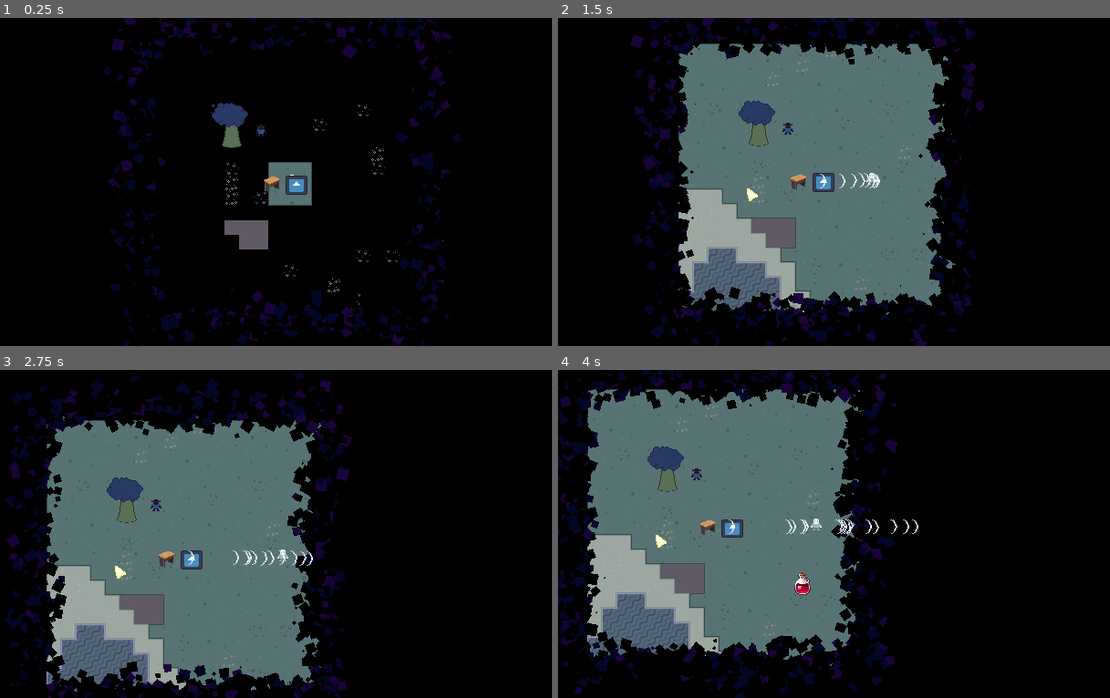
Above: before the commit, frames 1-4 (two rows, left to right).
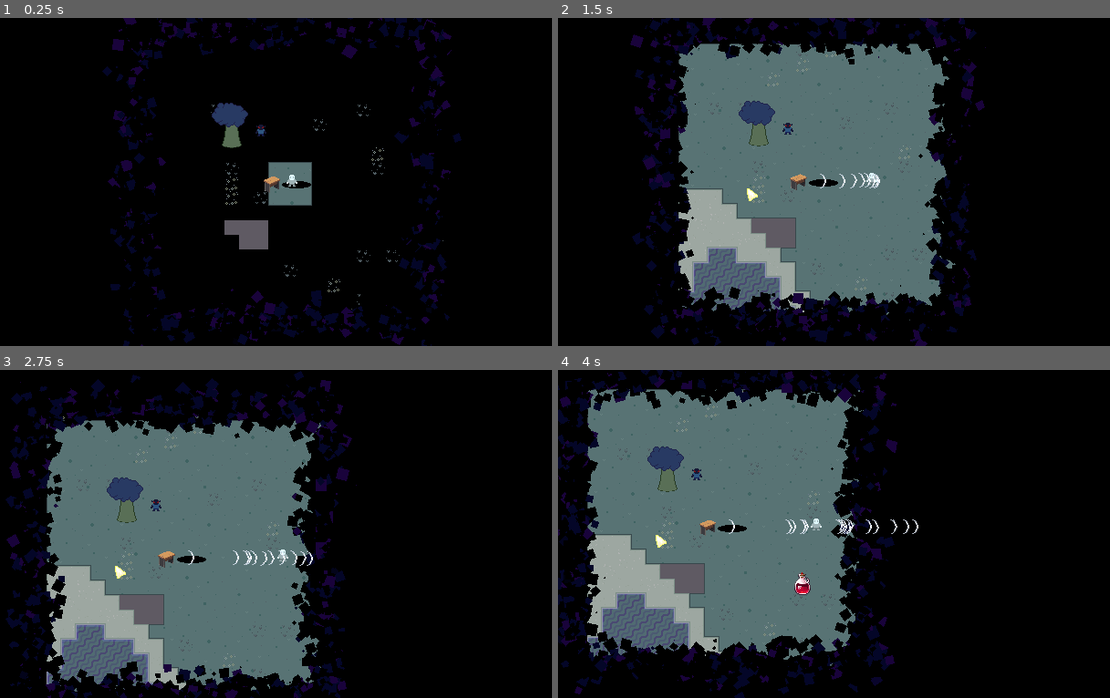
Above: after the commit, the same moments.

Repository: TimoRoggel/EverDark
Game: Godot game, scene res://scenes/levels/world.tscn
Two runs of this game, one before a commit and one after it. Both use one fixed random seed, a clock stepped at 60 frames per second and the inputs below. The engine's default icon, where the game draws it, is replaced by a stand-in: a white triangle on a blue panel in a dark square.
Inputs (mouse positions are in pixels of both pictures, inside the frame that each line leads up to):
- Up to frame 1 (0.25 s): no input
- Up to frame 2 (1.5 s): move the mouse to (977, 165) at 0.52 s; press the mouse at (977, 165) at 0.53 s; hold D (right) 0.53-1.25 s; release the mouse at (977, 165) at 1.25 s; drag from (734, 198) to (922, 168) at 1.27 s
- Up to frame 3 (2.75 s): move the mouse to (347, 461) at 2.02 s; hold D (right) from 2.03 s (still down); hold Shift (dash) from 2.03 s (still down)
- Up to frame 4 (4 s): release D (right) at 2.75 s; release Shift (dash) at 2.75 s; drag from (822, 599) to (679, 573) at 2.77 s; move the mouse to (1027, 583) at 3.52 s; hold A (left) from 3.53 s (still down); hold Ctrl from 3.53 s (still down)

The runs differ from the first frame. In frame 1, 0.2% of the frame differs, in the area x 51-57%, y 48-54%; in frame 2, 0.2%; in frame 3, 0.2%; in frame 4, 0.2%.

Commit message:
fixed hole

Diff:
--- /dev/null
+++ b/scenes/characters/hole.tscn
@@ -0,0 +1,27 @@
+[gd_scene load_steps=4 format=3 uid="uid://dl655ix05mcka"]
+
+[ext_resource type="Script" uid="uid://baqo7v8egwrlj" path="res://scripts/characters/hole.gd" id="1_iyxdx"]
+[ext_resource type="Texture2D" uid="uid://cv4qc07qxbf4g" path="res://graphics/hole.png" id="1_vkllq"]
+
+[sub_resource type="CircleShape2D" id="CircleShape2D_ghnae"]
+radius = 32.0
+
+[node name="hole" type="Sprite2D"]
+z_index = -1
+z_as_relative = false
+texture = ExtResource("1_vkllq")
+script = ExtResource("1_iyxdx")
+
+[node name="area" type="Area2D" parent="."]
+z_index = -1
+z_as_relative = false
+collision_layer = 0
+collision_mask = 4
+
+[node name="collision" type="CollisionShape2D" parent="area"]
+z_index = -1
+z_as_relative = false
+position = Vector2(0.5, -2)
+shape = SubResource("CircleShape2D_ghnae")
+
+[connection signal="area_entered" from="area" to="." method="_on_area_2d_area_entered"]
--- a/scenes/dropped_item_2d.tscn
+++ /dev/null
@@ -1,3 +0,0 @@
-[gd_scene format=3 uid="uid://dr5d7v2rkhyna"]
-
-[node name="DroppedItem2D" type="Node2D"]
--- a/scenes/hole.gd
+++ /dev/null
@@ -1,21 +0,0 @@
-extends Node2D
-
-
-# Called when the node enters the scene tree for the first time.
-func _ready() -> void:
-	pass # Replace with function body.
-
-
-# Called every frame. 'delta' is the elapsed time since the previous frame.
-func _process(delta: float) -> void:
-	pass
-
-
-
-func _on_area_2d_area_entered(area: Area2D) -> void:
-	print("I am speed")
-	if area.get("item").id == 1:  # Core
-		# Convert Core into Lumin
-		area.set("item:id", 0)  # Lumin has item_id 0
-		print("Core converted to Lumin!")
-		 # Replace with function body.
--- a/scenes/hole.tscn
+++ /dev/null
@@ -1,23 +0,0 @@
-[gd_scene load_steps=4 format=3 uid="uid://dl655ix05mcka"]
-
-[ext_resource type="Script" uid="uid://baqo7v8egwrlj" path="res://scenes/hole.gd" id="1_iyxdx"]
-[ext_resource type="Texture2D" uid="uid://b6gfa0grw3kwg" path="res://icon.svg" id="1_lerre"]
-
-[sub_resource type="RectangleShape2D" id="RectangleShape2D_iyxdx"]
-size = Vector2(129, 122)
-
-[node name="Hole" type="Node2D"]
-script = ExtResource("1_iyxdx")
-
-[node name="Area2D" type="Area2D" parent="."]
-collision_layer = 0
-collision_mask = 4
-
-[node name="CollisionShape2D" type="CollisionShape2D" parent="Area2D"]
-position = Vector2(0.5, -2)
-shape = SubResource("RectangleShape2D_iyxdx")
-
-[node name="Sprite2D" type="Sprite2D" parent="."]
-texture = ExtResource("1_lerre")
-
-[connection signal="area_entered" from="Area2D" to="." method="_on_area_2d_area_entered"]
--- a/scenes/levels/world.tscn
+++ b/scenes/levels/world.tscn
@@ -7,7 +7,7 @@
 [ext_resource type="Script" uid="uid://bqjk7fr0n0p3p" path="res://scripts/tools/everdark.gd" id="5_7xgas"]
 [ext_resource type="PackedScene" uid="uid://2sk6w6jiy3ng" path="res://scenes/crafting/crafting.tscn" id="6_gy5pc"]
 [ext_resource type="PackedScene" uid="uid://cgmgqctfbwgu3" path="res://scenes/characters/test_enemy.tscn" id="7_0lift"]
-[ext_resource type="PackedScene" uid="uid://dl655ix05mcka" path="res://scenes/hole.tscn" id="8_dp8al"]
+[ext_resource type="PackedScene" uid="uid://dl655ix05mcka" path="res://scenes/characters/hole.tscn" id="8_dp8al"]
 
 [sub_resource type="Environment" id="Environment_w2p53"]
 ambient_light_source = 1
@@ -74,6 +74,5 @@
 [node name="test_enemy" parent="." instance=ExtResource("7_0lift")]
 position = Vector2(-24, -51)
 
-[node name="Hole" parent="." instance=ExtResource("8_dp8al")]
+[node name="hole" parent="." instance=ExtResource("8_dp8al")]
 position = Vector2(15, 9)
-scale = Vector2(0.18518518, 0.1632653)
--- /dev/null
+++ b/scripts/characters/hole.gd
@@ -0,0 +1,5 @@
+extends Node2D
+
+func _on_area_2d_area_entered(area: Area2D) -> void:
+	if is_instance_of(area, DroppedItem2D) && area.item.id == 1:
+		area.item = DataManager.get_resource_by_id("items", 0)
--- a/scripts/tools/dropped_item_2d.gd
+++ b/scripts/tools/dropped_item_2d.gd
@@ -15,11 +15,11 @@
 
 var timeout_timer: Timer = Timer.new()
 var merge_area: Area2D = Area2D.new()
+var sprite: Sprite2D = Sprite2D.new()
 
 func _ready() -> void:
 	z_as_relative = false
 	y_sort_enabled = true
-	var sprite: Sprite2D = Sprite2D.new()
 	sprite.texture = item.icon
 	add_child(sprite)
 	timeout_timer.one_shot = true
@@ -59,6 +59,7 @@
 
 func update_param() -> void:
 	custom_parameter = str("{\"item\": ", item.id, ", \"quantity\": ", amount, "}")
+	sprite.texture = item.icon
 
 func timeout(count: float = 0.25) -> void:
 	active = false
Binary file added: graphics/hole.png
Not shown, added: graphics/hole.png.import
Renamed: scenes/hole.gd.uid -> scripts/characters/hole.gd.uid
